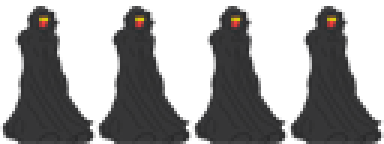
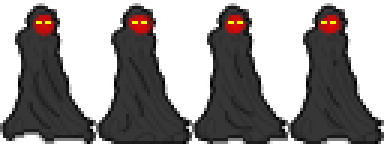
Layered file, before and after one edit (384px x 144px). Changes by layer:
added layer "Layer 3" above "Layer 1 copy 3" over <box>27,15,345,135</box>
painted on "Layer 1 copy 3" over <box>12,132,87,144</box>
painted on "Layer 1 copy" over <box>213,138,285,144</box>
painted on "Layer 1" over <box>321,138,351,144</box>
